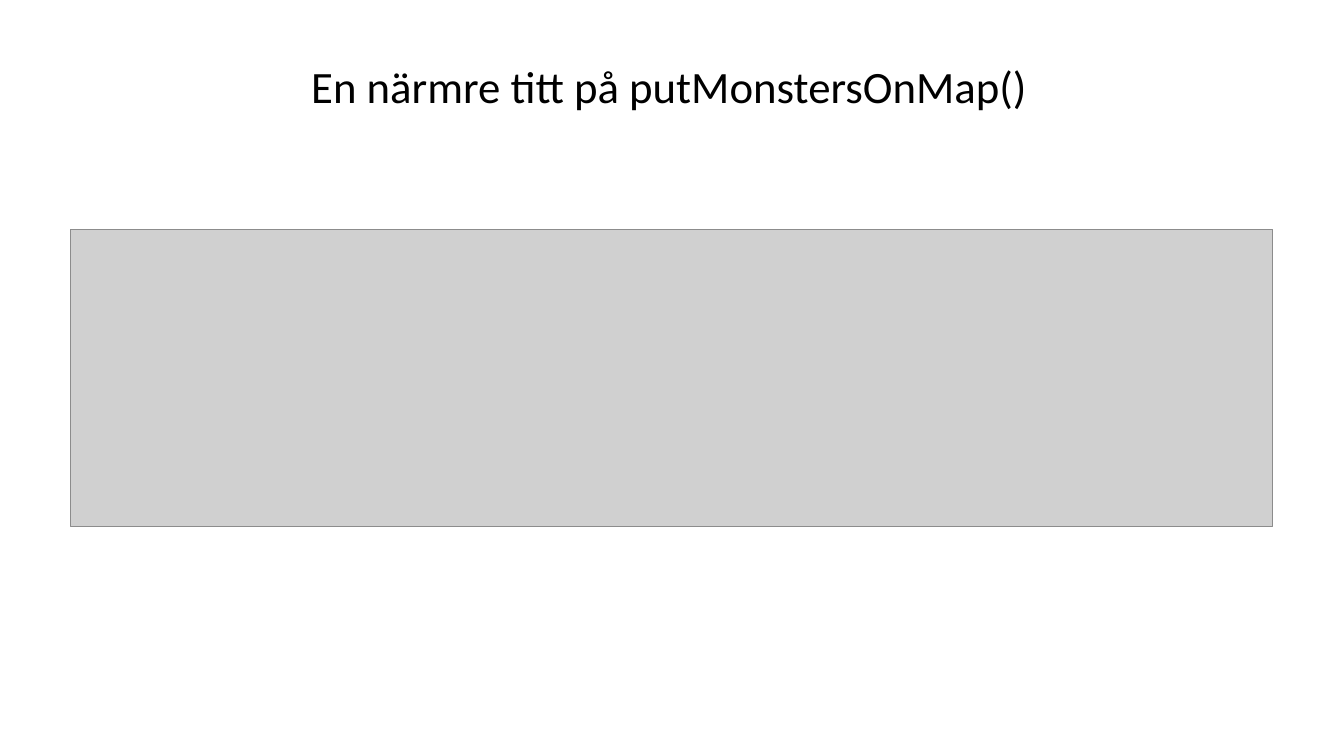
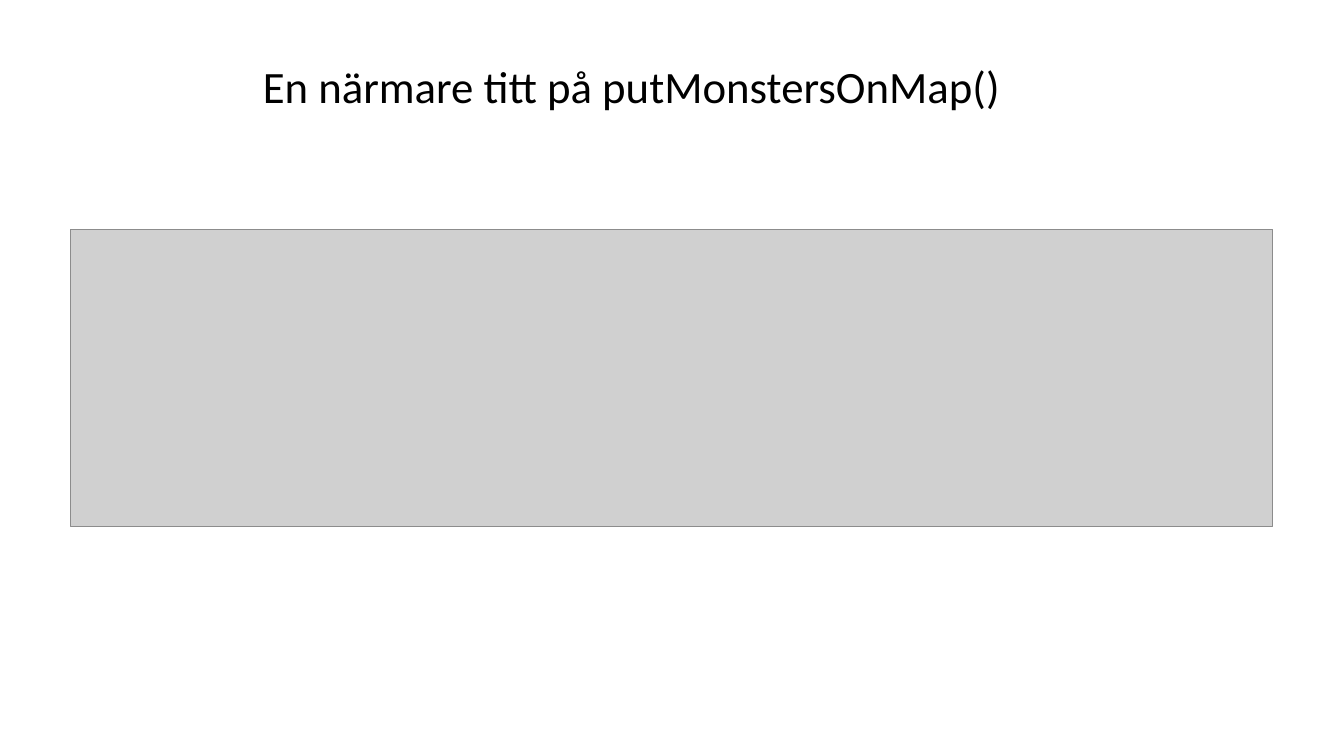
Before and after one commit to hampusidstam/InteGame, a slide deck: slide 38 of docs/Slutredovisning_grp5_v8.pptx. Drawn at 1344x756 pixels with LibreOffice and Linux fonts; fonts in the diff are those of the drawing; grey boxes stand for pictures. Boxes give left, top, right and bottom in pixels: in the first picture for what was removed or moved away, otherwise in the second. Text is boxed around its words. In the diff, an @@ line names an element or a change of style, - is before the commit and + after.

```diff
--- a/docs/Slutredovisning_grp5_v8.pptx
+++ b/docs/Slutredovisning_grp5_v8.pptx
@@ text at <box>263,70,999,111</box>: text changed @@
-En närmre titt på putMonstersOnMap()
+En närmare titt på putMonstersOnMap()
```
Also in this commit, not shown: 3 other slides changed, 1 other file.
